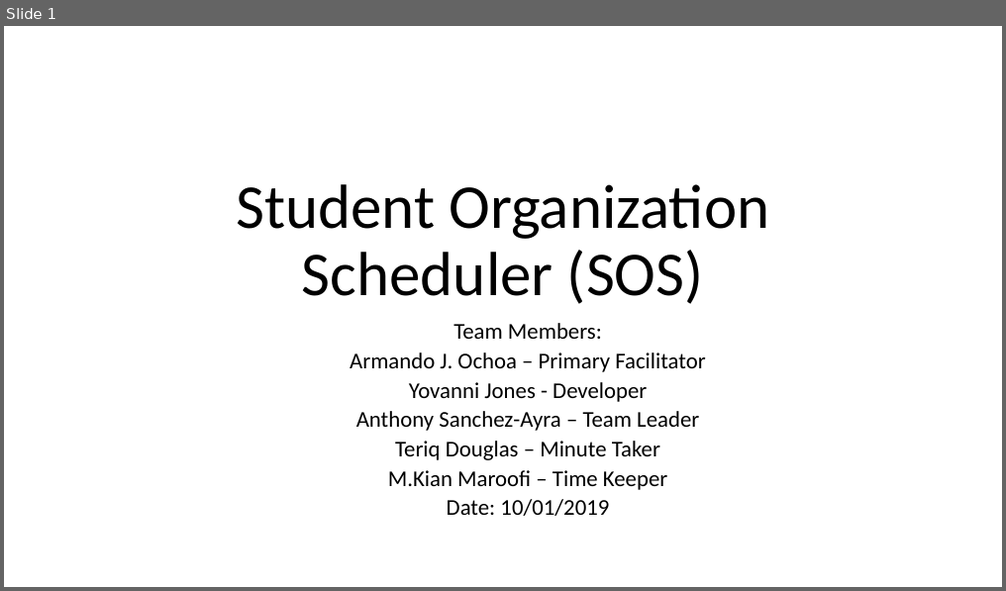
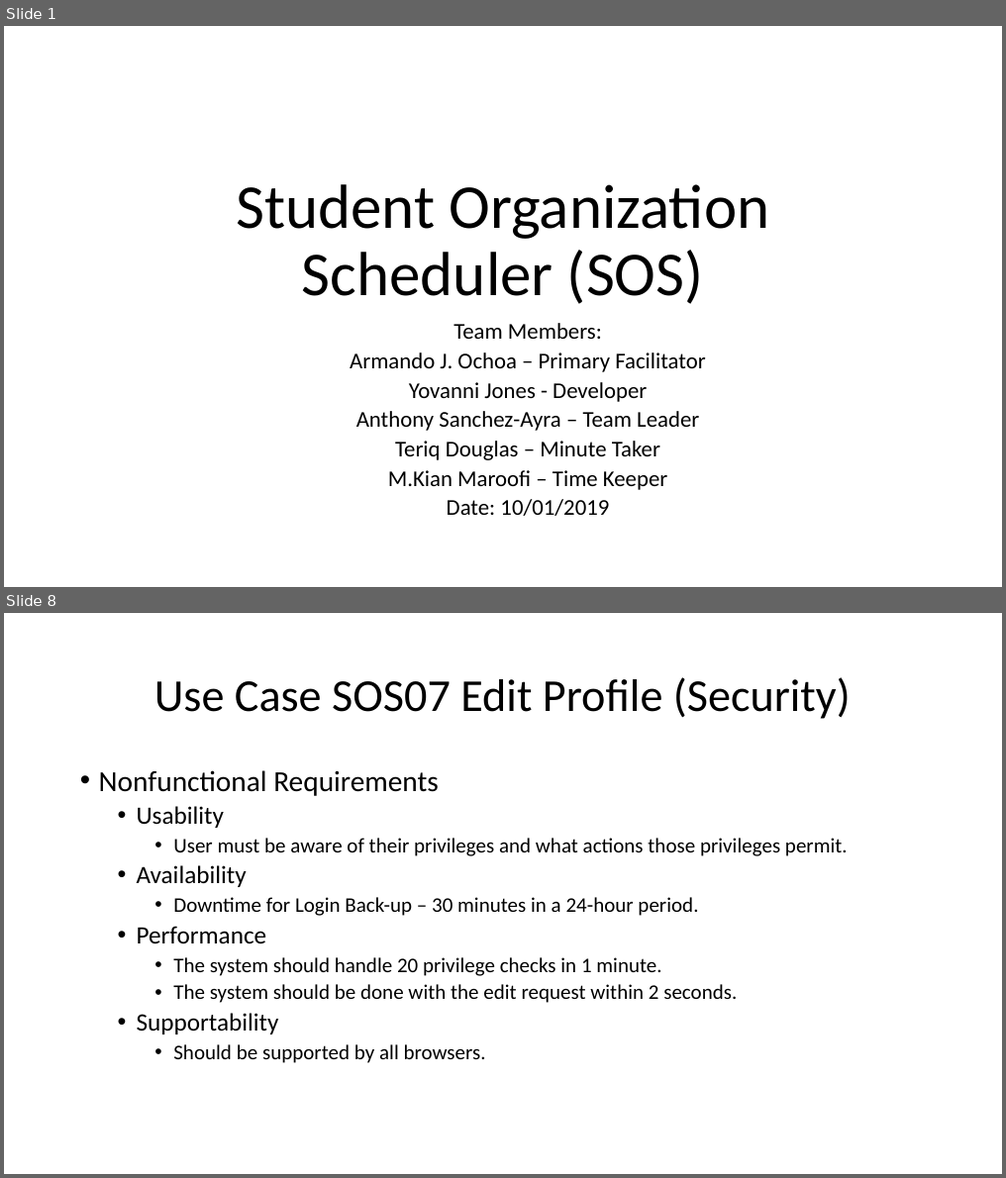
Before and after one commit to arocho032/CEN4010-Team-5, a slide deck: specifications/deliv1/SOS Deliverable 1 Presentation.pptx. Shown one above the other, each under a label of ours: slide 1 before the commit, slides 1 and 8 after it; the slides between them are not shown. The pictures are 1006x591 and 1006x1178 pixels, drawn with LibreOffice and Linux fonts; fonts in the diff are those of the drawing. Boxes give left, top, right and bottom in pixels: in the first picture for what was removed or moved away, otherwise in the second. Text is boxed around its words. In the diff, an @@ line names an element or a change of style, - is before the commit and + after.

```diff
--- a/specifications/deliv1/SOS Deliverable 1 Presentation.pptx
+++ b/specifications/deliv1/SOS Deliverable 1 Presentation.pptx
@@ slide 8 added at [4, 613, 1002, 1174], background #FFFFFF @@
@@ title added at [154, 677, 850, 719], 44 pt, text #000000 @@
+Use Case SOS07 Edit Profile (Security)
@@ text added at [99, 770, 847, 1063], 20 pt, text #000000 @@
+• Nonfunctional Requirements
+  • Usability
+    • User must be aware of their privileges and what actions those privileges permit.
+  • Availability
+    • Downtime for Login Back-up – 30 minutes in a 24-hour period.
+  • Performance
+    • The system should handle 20 privilege checks in 1 minute.
+    • The system should be done with the edit request within 2 seconds.
+  • Supportability
+    • Should be supported by all browsers.
```
Also in this commit, not shown: 10 slides changed, 3 other slides added, 4 slides removed, 1 other file.
